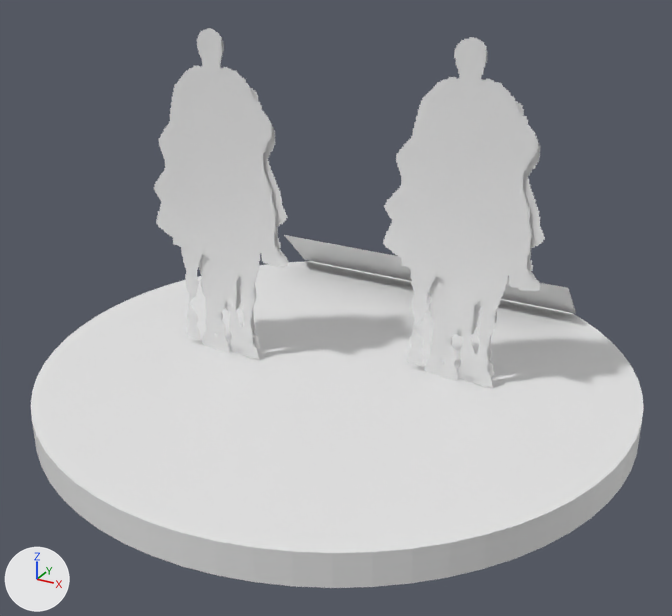
The OBJ model assets/tts/zama-r2/roman-wing.obj: old version first, new version second.
Camera for both pictures: a 50 mm lens placed at (2.04, -3.73, 2.34), pointed at (0.07, -0.14, 0.54). The axes (+X, +Y, +Z) are drawn at lower left. The lights are the same throughout. The first picture is the older version. Where no turn or scale is listed for an object, it has been applied to the vertices. Vertices at exactly the same position are counted once.

In view in the first picture: 'roman-wing'.
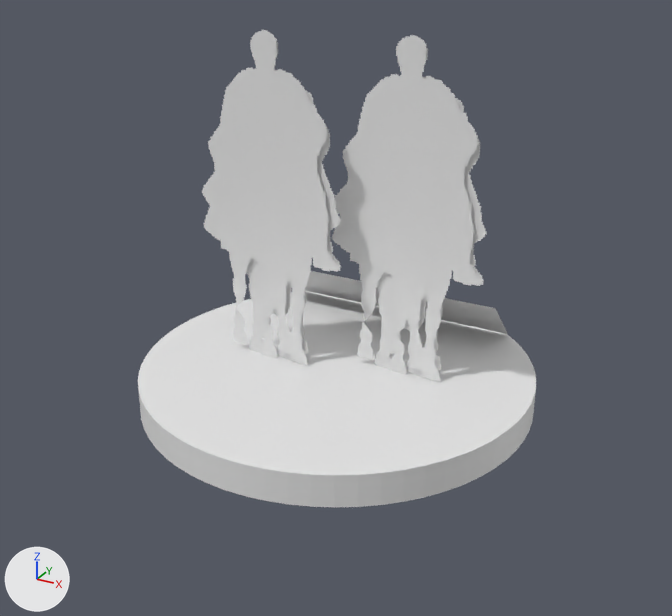
Where the change shows, as pixel boxes (x1, y1, x2, y2) in the pictures (672 x 616 px; the box of a moved part takes in the faces that stretch with it):
'roman-wing', reshaped (35% narrower, 15% shorter): before (31, 28, 644, 588); after (138, 30, 536, 507)
part 1 of me_roman_wing, moved or reshaped: before (31, 261, 644, 588); after (138, 291, 536, 507)
part 2 of me_roman_wing, moved or reshaped: before (154, 29, 288, 360); after (202, 30, 340, 365)
part 3 of me_roman_wing, moved or reshaped: before (383, 38, 540, 388); after (332, 36, 483, 381)
part 4 of me_roman_wing, moved or reshaped: before (186, 28, 288, 355); after (236, 31, 341, 360)
part 5 of me_roman_wing, moved or reshaped: before (401, 37, 545, 383); after (374, 35, 487, 377)
part 6 of me_roman_wing, moved or reshaped: before (284, 235, 576, 314); after (305, 271, 508, 334)

The change, as a list of edits to the scene's bpy script:
```text
Change me_roman_wing:
    used by ob_roman_wing; location = (0.0, 0.0, 0.0)
    remove me_roman_wing.from_pydata(...)  # 1924 vertices, 2038 faces; spans x -1.5..1.5, y -1.5..1.5, z 0.0..1.8
    add me_roman_wing.from_pydata(...)  # 1924 vertices, 2038 faces; spans x -1.0..1.0, y -1.0..1.0, z 0.0..1.8
    me_roman_wing part 1: the loose piece of 130 vertices spanning x -1.5..1.5, y -1.5..1.5, z 0.0..0.16 is scaled about its middle by (0.667, 0.667, 1)
    me_roman_wing part 2: the loose piece of 447 vertices spanning x -0.98..-0.18, y -0.16, z 0.16..1.8 is moved by (0.25, 0.07, 0.0)
    me_roman_wing part 3: the loose piece of 447 vertices spanning x 0.18..0.98, y 0.13, z 0.16..1.8 is moved by (-0.25, -0.06, 0.0)
    me_roman_wing part 4: the loose piece of 448 vertices spanning x -0.97..-0.19, y -0.14, z 0.16..1.8 is moved by (0.25, 0.07, 0.0)
    me_roman_wing part 5: the loose piece of 448 vertices spanning x 0.19..0.97, y 0.15, z 0.16..1.8 is moved by (-0.25, -0.06, 0.0)
    me_roman_wing part 6
    me_roman_wing.vertices[130].co: (0.9, 1.2, 0.17) -> (0.65, 0.75, 0.17)  # pixel (576, 313) -> pixel (507, 334)
    me_roman_wing.vertices[131].co: (-0.9, 1.2, 0.17) -> (-0.65, 0.75, 0.17)  # pixel (304, 259) -> not seen
    me_roman_wing.vertices[132].co: (-0.9, 0.95, 0.42) -> (-0.65, 0.5, 0.42)  # pixel (283, 234) -> not seen
    me_roman_wing.vertices[133].co: (0.9, 0.95, 0.42) -> (0.65, 0.5, 0.42)  # pixel (568, 287) -> pixel (495, 308)
```
